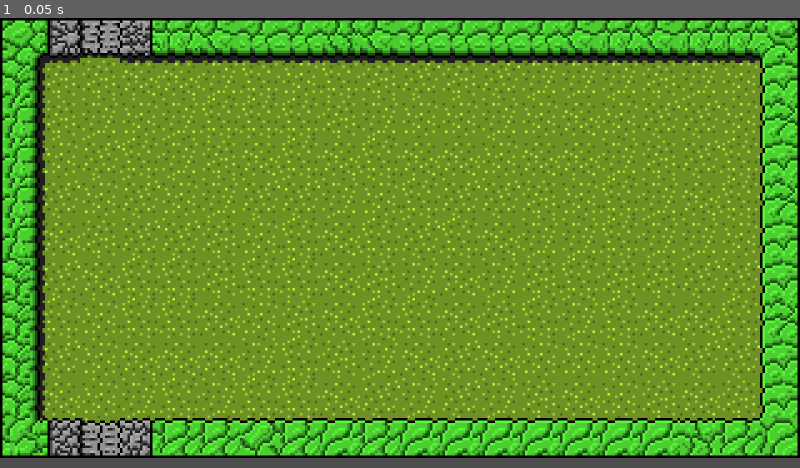
Above: before the commit, frame 1.
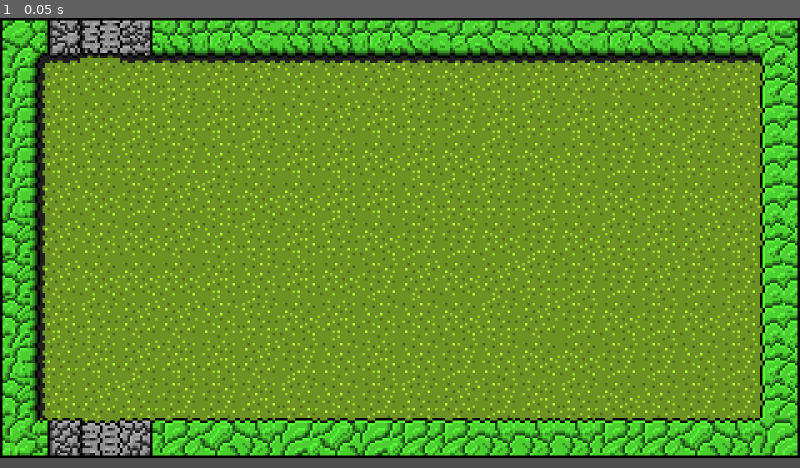
Above: after the commit, the same moment.

Repository: IRUSlan92I/Vegeconda
Game: Godot game, scene res://level.tscn
The game is run twice, just before and just after one commit, with the same random seed, the same clock (stepped at 60 frames per second) and the same inputs.
Inputs:
- Up to frame 1 (0.05 s): no input

The runs differ from the first frame. In frame 1, 22% of the frame differs, in the area x 0-100%, y 0-98%.

Commit message:
Added underscore to unpublic functions names

Diff:
--- a/vegeconda/door.gd
+++ b/vegeconda/door.gd
@@ -28,15 +28,31 @@
 
 
 func _ready() -> void:
-    play_animation()
+    _play_animation()
 
 
-func play_animation() -> void:
+func _play_animation() -> void:
     var animation : String = "%s_%s" % [
         ANIMATIONS_BY_TYPE[type],
         ANIMATIONS_BY_STATE[state]
     ]
     $AnimatedSprite2D.play(animation)
+
+
+func _on_animated_sprite_2d_animation_finished() -> void:
+    match state:
+        DoorState.CLOSING:
+            state = DoorState.CLOSED
+            $CollisionShape2D.disabled = false
+            _play_animation()
+        DoorState.OPENING:
+            state = DoorState.OPENED
+            $CollisionShape2D.disabled = true
+            _play_animation()
+        DoorState.CLOSED:
+            closed.emit()
+        DoorState.OPENED:
+            opened.emit()
 
 
 func open() -> void:
@@ -45,8 +61,7 @@
         return
 
     state = DoorState.OPENING
-    play_animation()
-
+    _play_animation()
 
 
 func close():
@@ -55,20 +70,4 @@
         return
 
     state = DoorState.CLOSING
-    play_animation()
-
-
-func _on_animated_sprite_2d_animation_finished() -> void:
-    match state:
-        DoorState.CLOSING:
-            state = DoorState.CLOSED
-            $CollisionShape2D.disabled = false
-            play_animation()
-        DoorState.OPENING:
-            state = DoorState.OPENED
-            $CollisionShape2D.disabled = true
-            play_animation()
-        DoorState.CLOSED:
-            closed.emit()
-        DoorState.OPENED:
-            opened.emit()
+    _play_animation()
--- a/vegeconda/level.gd
+++ b/vegeconda/level.gd
@@ -40,17 +40,17 @@
 
 
 func _ready() -> void:
-    create_level()
+    _create_level()
 
 
-func create_level() -> void:
-    create_forest()
-    create_field()
-    add_top_door()
-    add_bottom_door()
+func _create_level() -> void:
+    _create_forest()
+    _create_field()
+    _create_top_door()
+    _create_bottom_door()
 
 
-func create_forest() -> void:
+func _create_forest() -> void:
     $TileMapLayer.set_cell(Vector2i(0,0), 0, TOP_LEFT_FOREST)
     $TileMapLayer.set_cell(Vector2i(19,0), 0, TOP_RIGHT_FOREST)
     $TileMapLayer.set_cell(Vector2i(0,10), 0, BOTTOM_LEFT_FOREST)
@@ -65,7 +65,7 @@
         $TileMapLayer.set_cell(Vector2i(19,i), 0, RIGHT_FORESTS[randi() % RIGHT_FORESTS.size()])
 
 
-func create_field() -> void:
+func _create_field() -> void:
     $TileMapLayer.set_cell(Vector2i(1,1), 1, CORNER_FIELDS[randi() % CORNER_FIELDS.size()])
 
     for i in range(2, 19):
@@ -78,7 +78,7 @@
         for j in range(2, 10):
             $TileMapLayer.set_cell(Vector2i(i,j), 1, CENTER_FIELDS[randi() % CENTER_FIELDS.size()])
 
-func add_top_door():
+func _create_top_door():
     const y = 0
     $TileMapLayer.set_cell(Vector2i(top_door_x-1,y), 0, TOP_LEFT_DOOR)
     $TileMapLayer.set_cell(Vector2i(top_door_x,y), 1, LEFT_FIELDS[randi() % LEFT_FIELDS.size()])
@@ -92,7 +92,7 @@
     add_child(top_door)
 
 
-func add_bottom_door():
+func _create_bottom_door():
     const y = 10
     $TileMapLayer.set_cell(Vector2i(bottom_door_x-1,y), 0, BOTTOM_LEFT_DOOR)
     $TileMapLayer.set_cell(Vector2i(bottom_door_x,y), 1, LEFT_FIELDS[randi() % LEFT_FIELDS.size()])
--- a/vegeconda/pickup.gd
+++ b/vegeconda/pickup.gd
@@ -26,15 +26,10 @@
 
 
 func _ready() -> void:
-    play_animation()
+    _play_animation()
 
 
-func highlight() -> void:
-    state = PickupState.HIGHLIGHTING
-    play_animation()
-
-
-func play_animation() -> void:
+func _play_animation() -> void:
     var animation : String
     if state == PickupState.PREPARING:
         animation = ANIMATIONS_BY_STATE[state]
@@ -50,10 +45,15 @@
     match state:
         PickupState.PREPARING:
             state = PickupState.SHOWING_UP
-            play_animation()
+            _play_animation()
         PickupState.SHOWING_UP:
             state = PickupState.IDLING
-            play_animation()
+            _play_animation()
         PickupState.HIGHLIGHTING:
             state = PickupState.IDLING
-            play_animation()
+            _play_animation()
+
+
+func highlight() -> void:
+    state = PickupState.HIGHLIGHTING
+    _play_animation()
